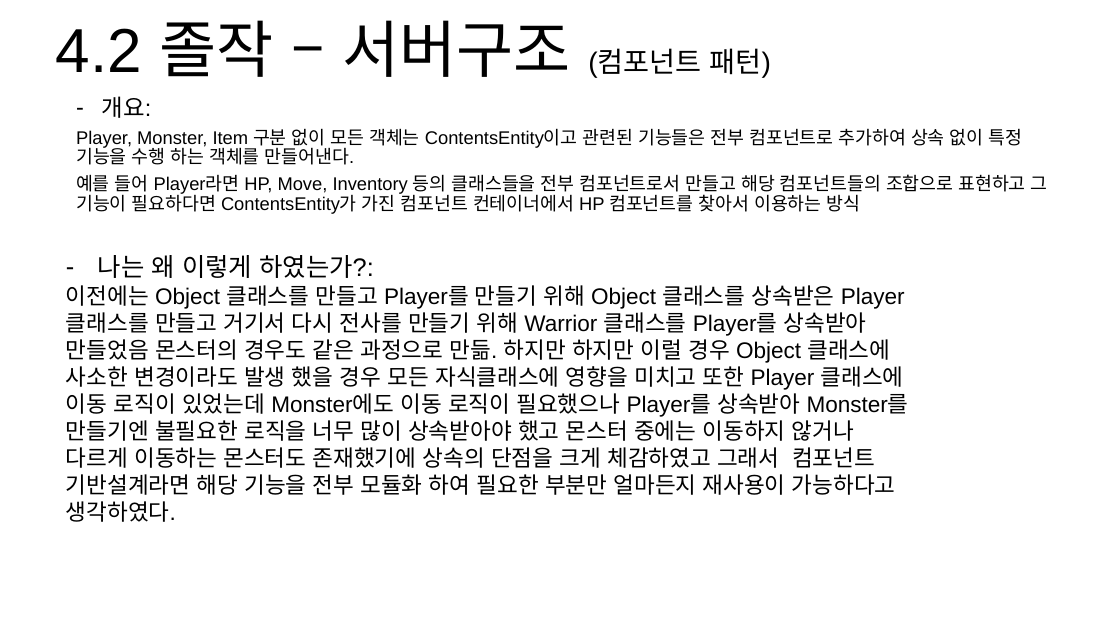
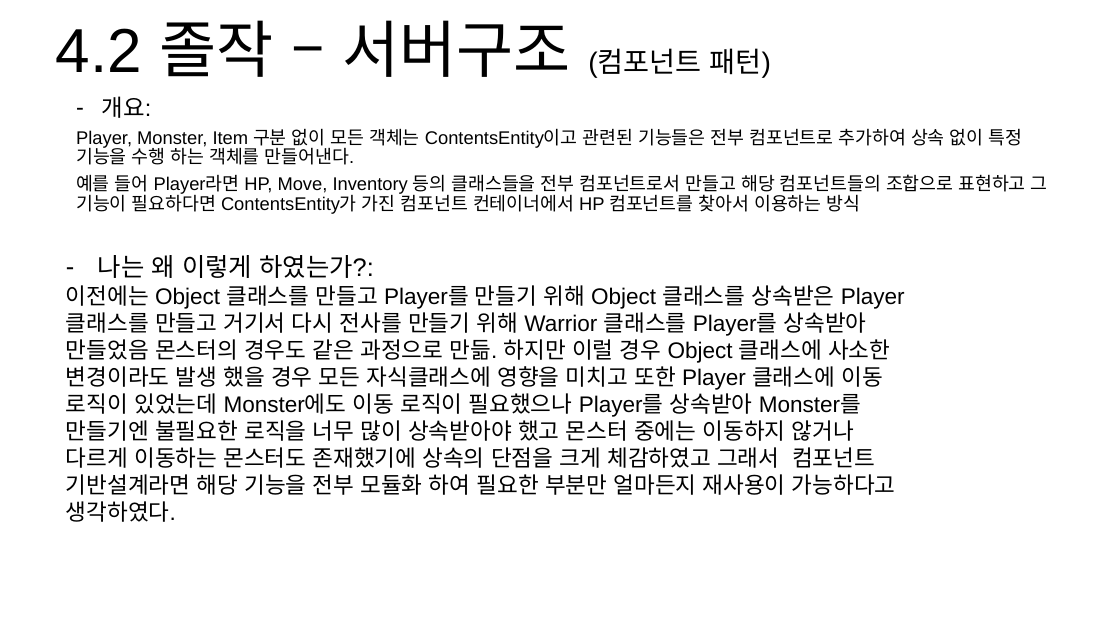
Before and after one commit to hypernagox/FYP_Evergreen, a slide deck: slide 21 of 포트폴리오/서버_최재혁/포트폴리오.pptx. Drawn at 1120x630 pixels with LibreOffice and Linux fonts; fonts in the diff are those of the drawing. Boxes give left, top, right and bottom in pixels: in the first picture for what was removed or moved away, otherwise in the second. Text is boxed around its words. In the diff, an @@ line names an element or a change of style, - is before the commit and + after.

Commit message:
2025-09-10 종합설계 2

```diff
--- a/포트폴리오/서버_최재혁/포트폴리오.pptx
+++ b/포트폴리오/서버_최재혁/포트폴리오.pptx
@@ text at <box>66,285,905,522</box>: text changed @@
-이전에는 Object 클래스를 만들고 Player를 만들기 위해 Object 클래스를 상속받은 Player 클래스를 만들고 거기서 다시 전사를 만들기 위해 Warrior 클래스를 Player를 상속받아 만들었음 몬스터의 경우도 같은 과정으로 만듦. 하지만 하지만 이럴 경우 Object 클래스에 사소한 변경이라도 발생 했을 경우 모든 자식클래스에 영향을 미치고 또한 Player 클래스에 이동 로직이 있었는데 Monster에도 이동 로직이 필요했으나 Player를 상속받아 Monster를 만들기엔 불필요한 로직을 너무 많이 상속받아야 했고 몬스터 중에는 이동하지 않거나 다르게 이동하는 몬스터도 존재했기에 상속의 단점을 크게 체감하였고 그래서 컴포넌트 기반설계라면 해당 기능을 전부 모듈화 하여 필요한 부분만 얼마든지 재사용이 가능하다고 생각하였다.
+이전에는 Object 클래스를 만들고 Player를 만들기 위해 Object 클래스를 상속받은 Player 클래스를 만들고 거기서 다시 전사를 만들기 위해 Warrior 클래스를 Player를 상속받아 만들었음 몬스터의 경우도 같은 과정으로 만듦. 하지만 이럴 경우 Object 클래스에 사소한 변경이라도 발생 했을 경우 모든 자식클래스에 영향을 미치고 또한 Player 클래스에 이동 로직이 있었는데 Monster에도 이동 로직이 필요했으나 Player를 상속받아 Monster를 만들기엔 불필요한 로직을 너무 많이 상속받아야 했고 몬스터 중에는 이동하지 않거나 다르게 이동하는 몬스터도 존재했기에 상속의 단점을 크게 체감하였고 그래서 컴포넌트 기반설계라면 해당 기능을 전부 모듈화 하여 필요한 부분만 얼마든지 재사용이 가능하다고 생각하였다.
```
Also in this commit, not shown: 6 other slides changed, 1 other file.
